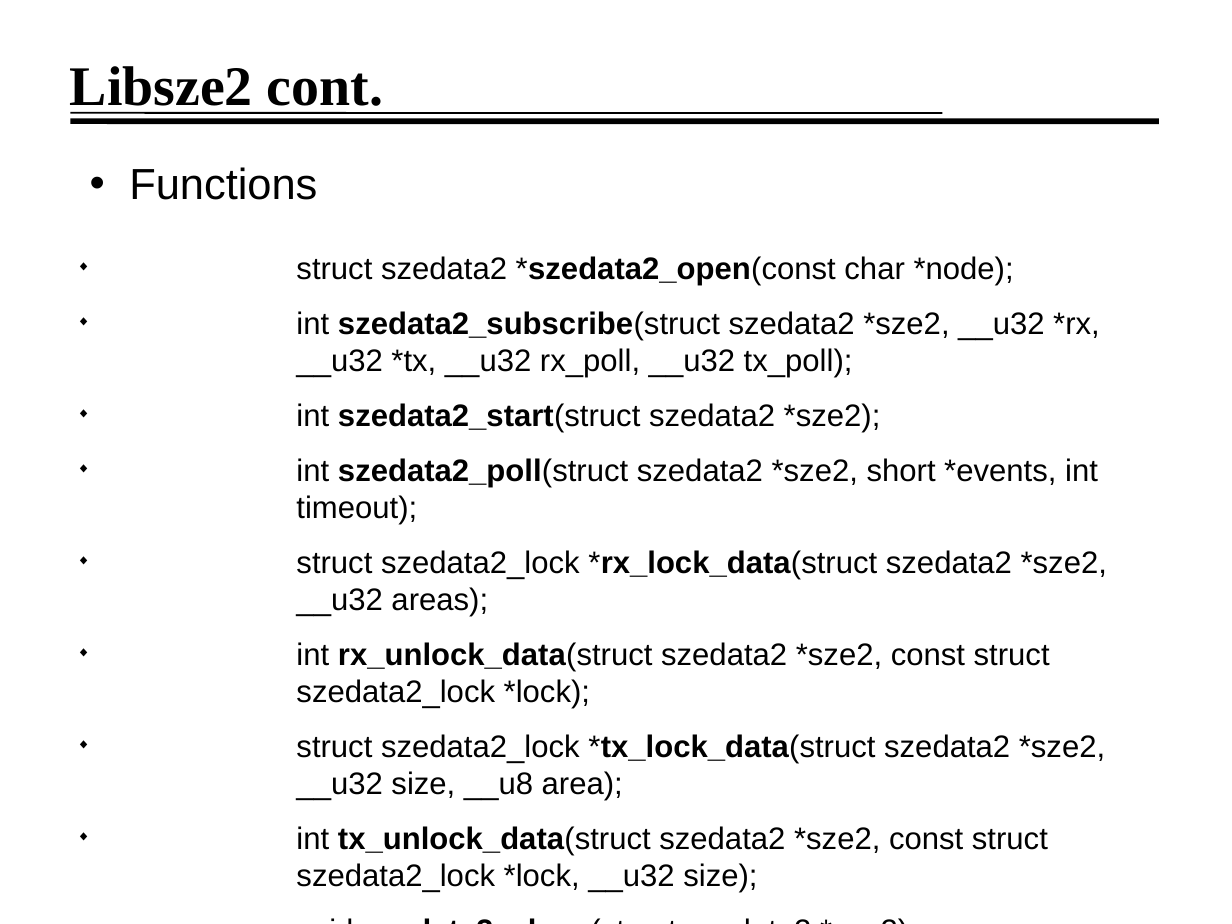
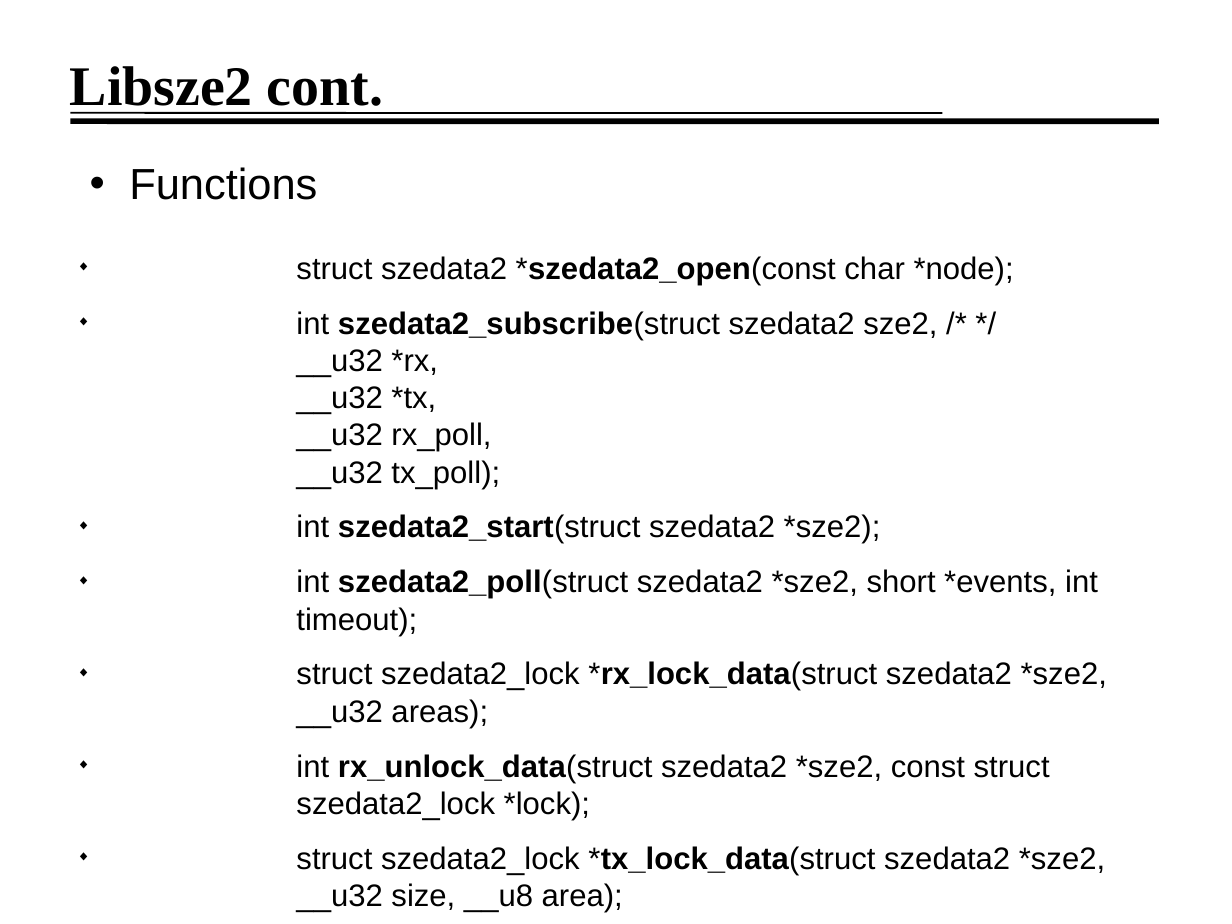
Before and after one commit to jirislaby/writings, a slide deck: slide 10 of presentation/seminar.odp (slide 9 before the commit). Drawn at 1232x924 pixels with LibreOffice and Linux fonts; fonts in the diff are those of the drawing; background and template pictures are left out. Boxes give left, top, right and bottom in pixels: in the first picture for what was removed or moved away, otherwise in the second. Text is boxed around its words. In the diff, an @@ line names an element or a change of style, - is before the commit and + after.

```diff
--- a/presentation/seminar.odp
+++ b/presentation/seminar.odp
@@ text at box(296, 311, 937, 489): text changed @@
-◆ int szedata2_subscribe(struct szedata2 *sze2, __u32 *rx, __u32 *tx, __u32 rx_poll, __u32 tx_poll);
+◆ int szedata2_subscribe(struct szedata2 sze2, /* */
+  __u32 *rx,
+  __u32 *tx,
+  __u32 rx_poll,
+  __u32 tx_poll);
```
Also in this commit, not shown: 2 slides added, 1 other file.
